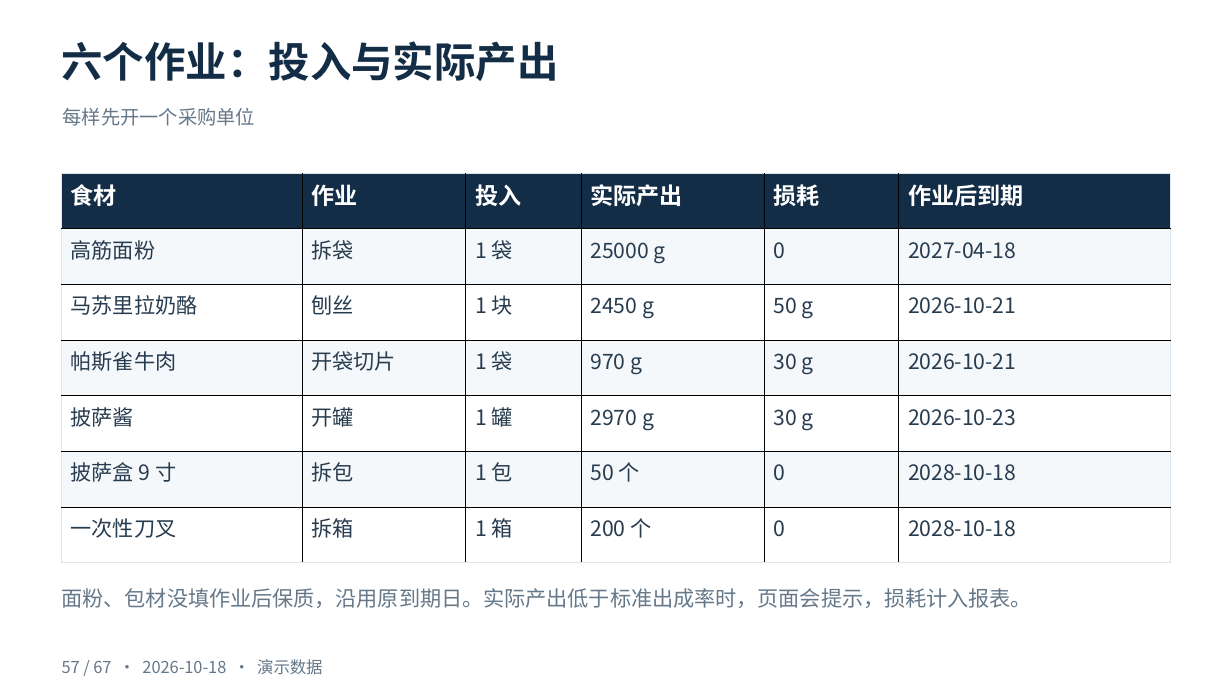
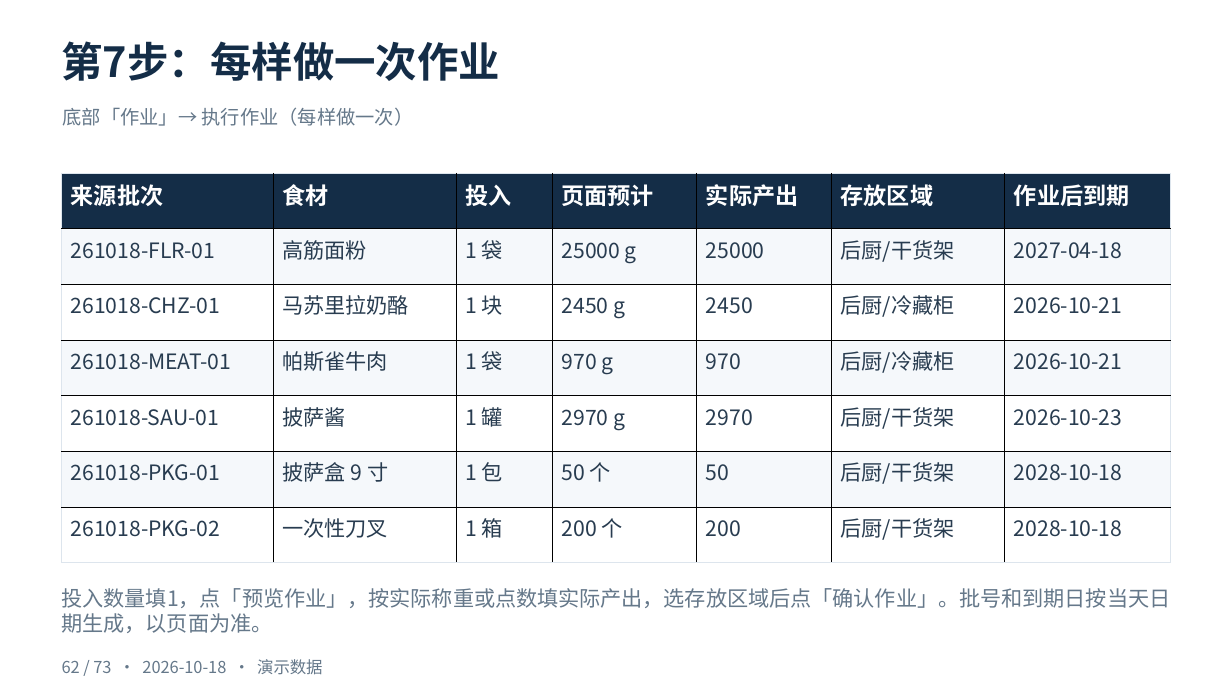
Before and after one commit to cangjie/snowmeet_ai_doc, a slide deck: slide 62 of docs/fnb/training/食材管理-v4-从零上手到出餐扣减-2026-10-18.pptx (slide 57 before the commit). Drawn at 1232x693 pixels with LibreOffice and Linux fonts; fonts in the diff are those of the drawing. Boxes give left, top, right and bottom in pixels: in the first picture for what was removed or moved away, otherwise in the second. Text is boxed around its words. In the diff, an @@ line names an element or a change of style, - is before the commit and + after.

```diff
--- a/docs/fnb/training/食材管理-v4-从零上手到出餐扣减-2026-10-18.pptx
+++ b/docs/fnb/training/食材管理-v4-从零上手到出餐扣减-2026-10-18.pptx
@@ text at box(62, 41, 501, 81): text changed @@
-六个作业：投入与实际产出
+第7步：每样做一次作业
@@ text at box(63, 107, 414, 126): text changed @@
-每样先开一个采购单位
+底部「作业」→ 执行作业（每样做一次）
@@ table at box(62, 174, 1171, 564) @@
+column 1: 来源批次 | 261018-FLR-01 | 261018-CHZ-01 | 261018-MEAT-01 | 261018-SAU-01 | 261018-PKG-01 | 261018-PKG-02
-column 2: 作业 | 拆袋 | 刨丝 | 开袋切片 | 开罐 | 拆包 | 拆箱
-column 4: 实际产出 | 25000 g | 2450 g | 970 g | 2970 g | 50 个 | 200 个
-column 5: 损耗 | 0 | 50 g | 30 g | 30 g | 0 | 0
+column 4: 页面预计 | 25000 g | 2450 g | 970 g | 2970 g | 50 个 | 200 个
+column 5: 实际产出 | 25000 | 2450 | 970 | 2970 | 50 | 200
+column 6: 存放区域 | 后厨/干货架 | 后厨/冷藏柜 | 后厨/冷藏柜 | 后厨/干货架 | 后厨/干货架 | 后厨/干货架
@@ text at box(62, 588, 1171, 633): text changed @@
-面粉、包材没填作业后保质，沿用原到期日。实际产出低于标准出成率时，页面会提示，损耗计入报表。
+投入数量填1，点「预览作业」，按实际称重或点数填实际产出，选存放区域后点「确认作业」。批号和到期日按当天日期生成，以页面为准。
@@ text at box(62, 659, 322, 675): text changed @@
-57 / 67 · 2026-10-18 · 演示数据
+62 / 73 · 2026-10-18 · 演示数据
```
Also in this commit, not shown: 66 other slides changed, 6 slides added, 3 other files.
